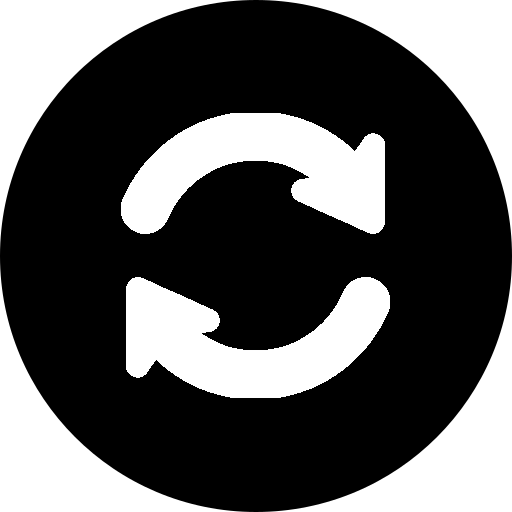
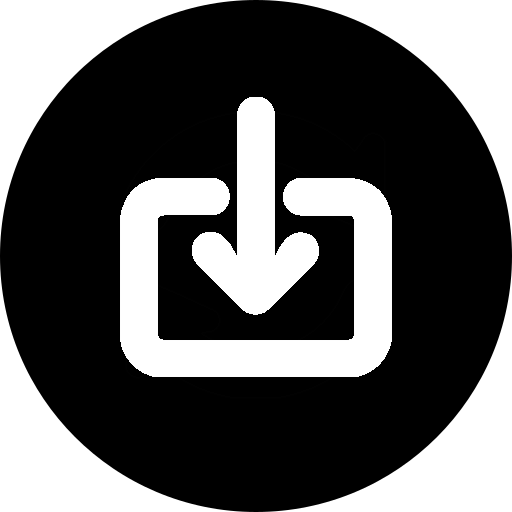
Layered file, before and after one edit (512 x 512). Changes by layer:
painted on "stop-button.png" over [left=120, top=97, right=392, bottom=398]
